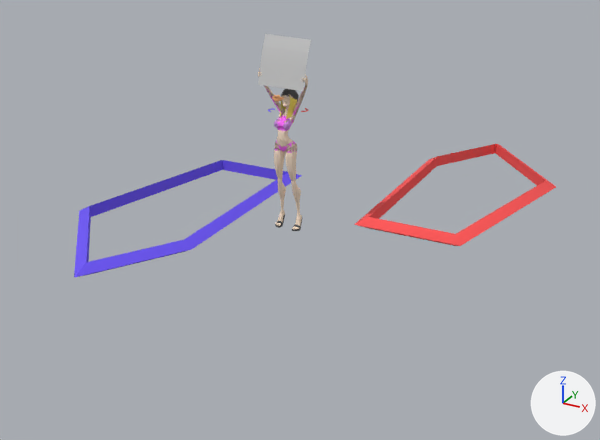
One commit to the FBX model Assets/models/mina/mina.FBX: the scene before it, then after it.
Before and after are seen from a camera (50 mm lens) standing at (4.36, -7.65, 3.94) and looking at (0.14, 0.04, 0.1). Lighting does not change. The marker at lower right points along +X, +Y and +Z. Where no turn or scale is listed for an object, it has been applied to the vertices.
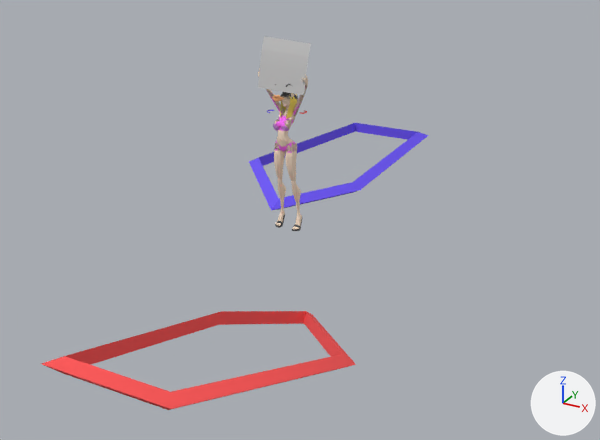
The edits, one by one:
Object 'Circle48.001' (ob_circle48_001) moves from (-1.429, 0.969, 0.007) to (-0.565, 3.438, 0.007).
Object 'Chica_base07' (ob_chica_base07) moves from (0.0, -0.119, 0.818) to (-0.023, -0.115, 0.799).
Object 'Plane04' (ob_plane04) moves from (0.0, -0.073, 1.933) to (0.011, -0.098, 1.901).
Object 'Plane04' (ob_plane04) turns from (75, 0, 0) to (81, 2, 2.2) degrees about x, y and z.
Object 'Circle58.001' (ob_circle58_001) moves from (1.429, 0.969, 0.007) to (0.565, -3.137, 0.007).
Object 'Circle58.001' (ob_circle58_001) turns from (0, 0, 0) to (-18, 0, 0) degrees about x, y and z.

Boxes [x1, y1, x2, y2] around the edits, measured in the pictures (600 x 440 px):
'Circle58.001', moved, turned: before [354, 144, 556, 246]; after [41, 311, 356, 410]
'Circle48.001', moved: before [74, 160, 302, 277]; after [249, 123, 429, 210]
'Plane04', moved, turned: before [258, 34, 311, 91]; after [258, 36, 311, 95]
'Chica_base07', moved: before [281, 89, 299, 101]; after [280, 92, 298, 100]
